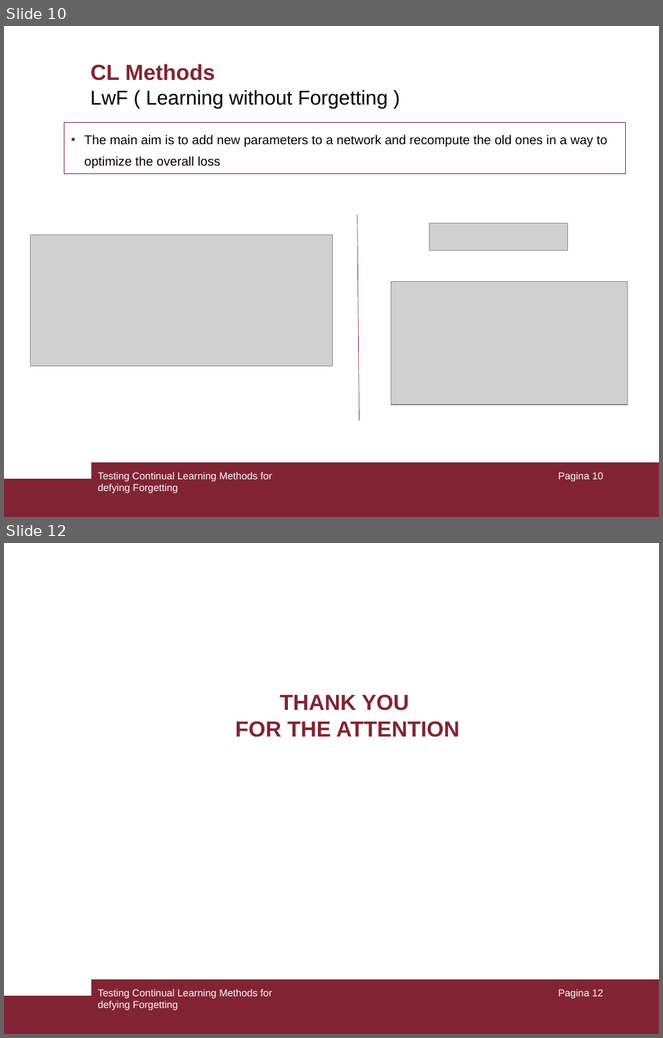
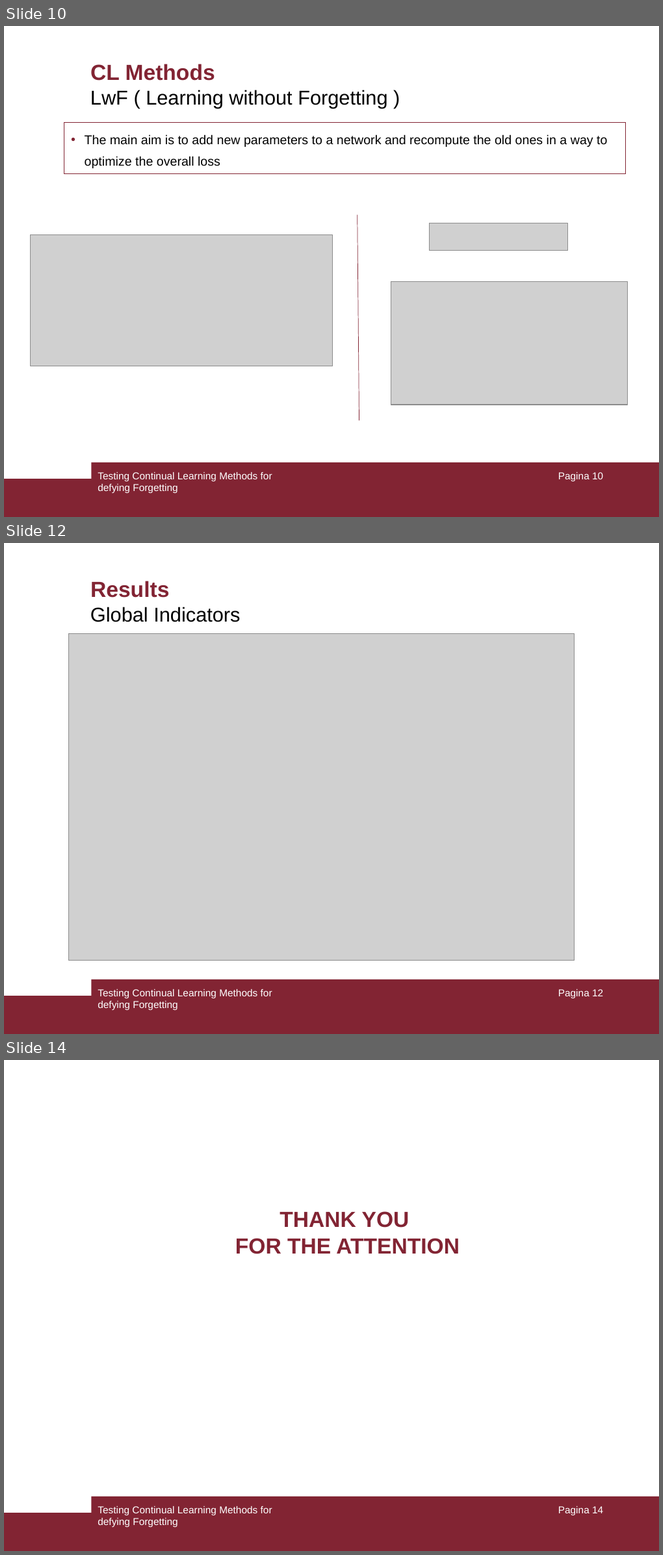
Before and after one commit to giacomotelloli/ContinualLearning, a slide deck: PresPrj.ppt. Shown one above the other, each under a label of ours: slides 10 and 12 before the commit, slides 10, 12 and 14 after it; the slides between them are not shown. The pictures are 663x1038 and 663x1555 pixels, drawn with LibreOffice and Linux fonts; fonts in the diff are those of the drawing; grey boxes stand for pictures. Boxes give left, top, right and bottom in pixels: in the first picture for what was removed or moved away, otherwise in the second. Text is boxed around its words. In the diff, an @@ line names an element or a change of style, - is before the commit and + after.

```diff
--- a/PresPrj.ppt
+++ b/PresPrj.ppt
@@ slide 12 added at [4, 543, 659, 1034], background #FFFFFF; not listed: 2 template elements that a slide beside it also shows @@
@@ title added at [90, 581, 169, 598], 24 pt, text #822433, bold @@
+Results
@@ text added at [90, 607, 240, 622], 22 pt, text #000000 @@
+Global Indicators
@@ picture added at [68, 634, 574, 961] @@
@@ text added at [98, 990, 272, 1010], 11 pt, text #FFFFFF @@
+Testing Continual Learning Methods for defying Forgetting
@@ page number added at [558, 990, 603, 999], 11 pt, text #FFFFFF @@
+Pagina 12
@@ what was slide 12 is now slide 14 @@
@@ page number at [558, 1507, 603, 1516]: text changed @@
-Pagina 12
+Pagina 14
```
Also in this commit, not shown: 1 slide changed, 1 other slide added.
